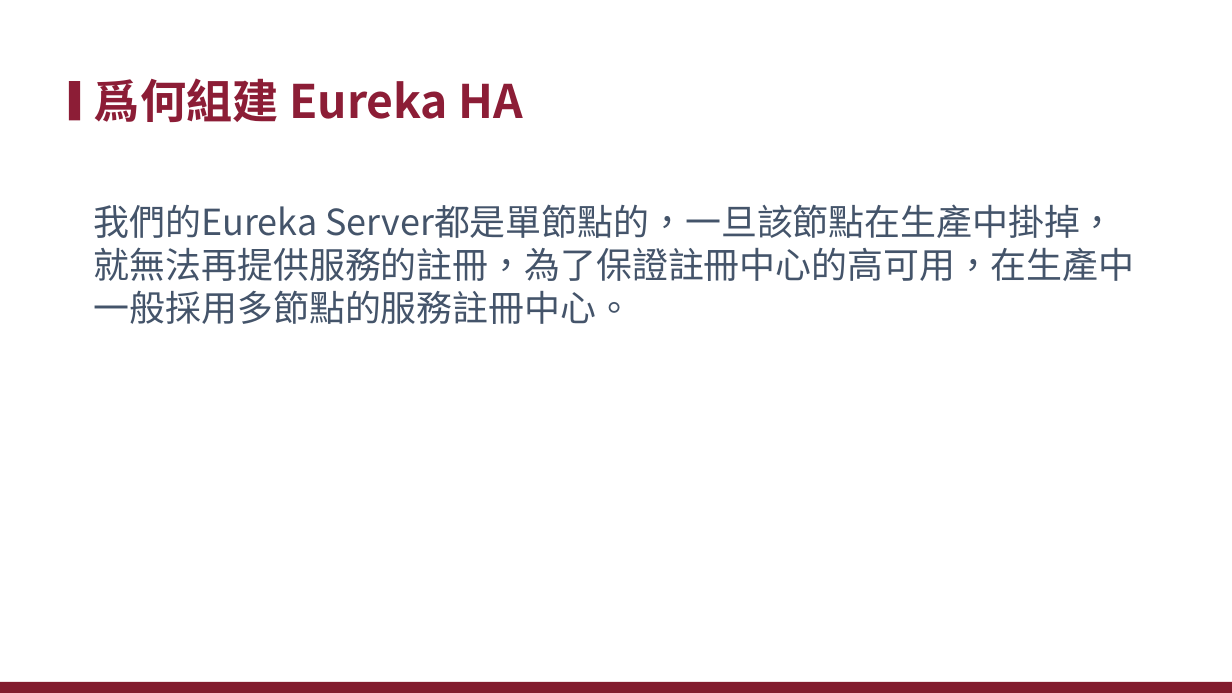
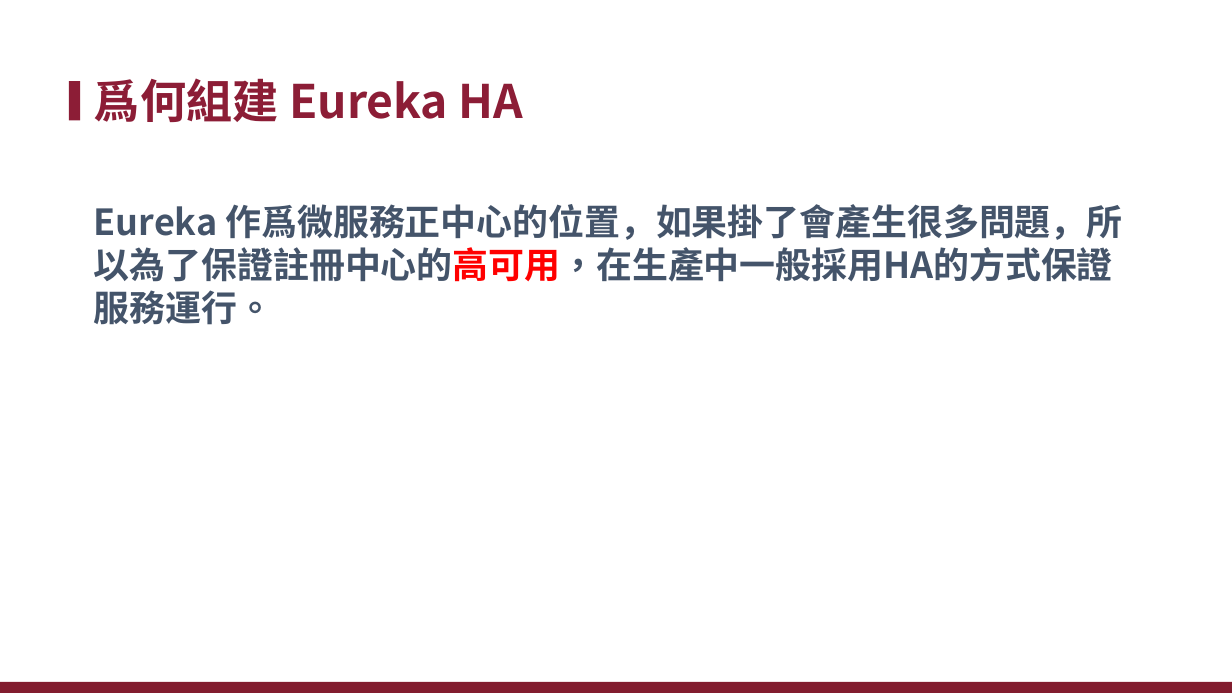
Before and after one commit to xiauchen/3__EurekaAndZuul, a slide deck: slide 31 of EurekaAndZuul.pptx (slide 6 before the commit). Drawn at 1232x693 pixels with LibreOffice and Linux fonts; fonts in the diff are those of the drawing; background and template pictures are left out. Boxes give left, top, right and bottom in pixels: in the first picture for what was removed or moved away, otherwise in the second. Text is boxed around its words. In the diff, an @@ line names an element or a change of style, - is before the commit and + after.

```diff
--- a/EurekaAndZuul.pptx
+++ b/EurekaAndZuul.pptx
@@ text at bbox=[94, 204, 1123, 325]: text changed; bold on @@
-我們的Eureka Server都是單節點的，一旦該節點在生產中掛掉，就無法再提供服務的註冊，為了保證註冊中心的高可用，在生產中一般採用多節點的服務註冊中心。
+Eureka 作爲微服務正中心的位置，如果掛了會產生很多問題，所以為了保證註冊中心的高可用，在生產中一般採用HA的方式保證服務運行。
```
Also in this commit, not shown: 11 other slides changed, 50 slides added, 6 slides removed, 12 other files.
